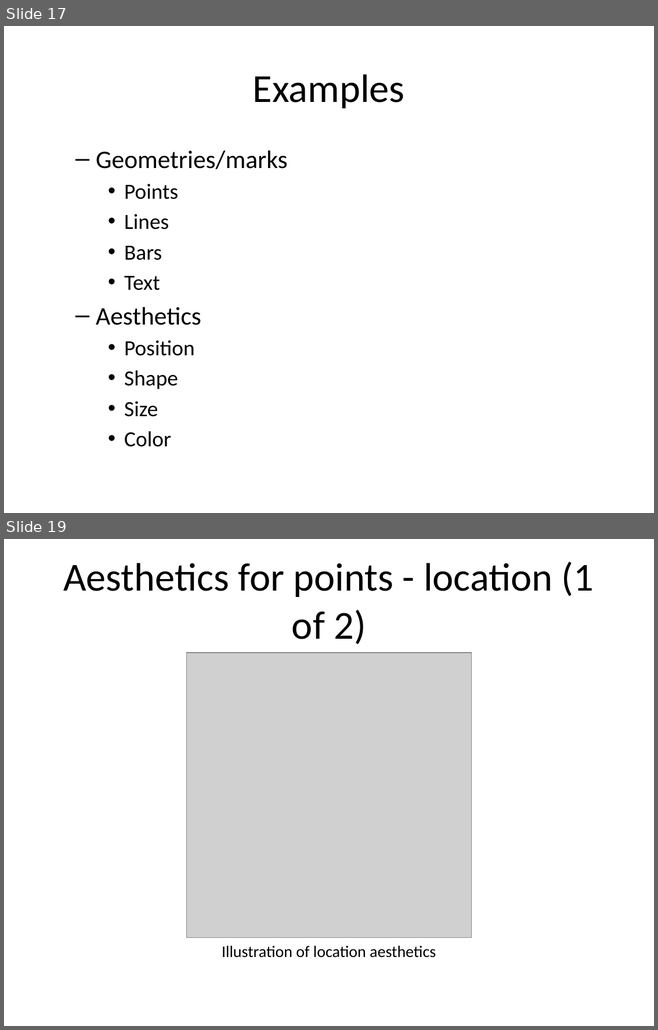
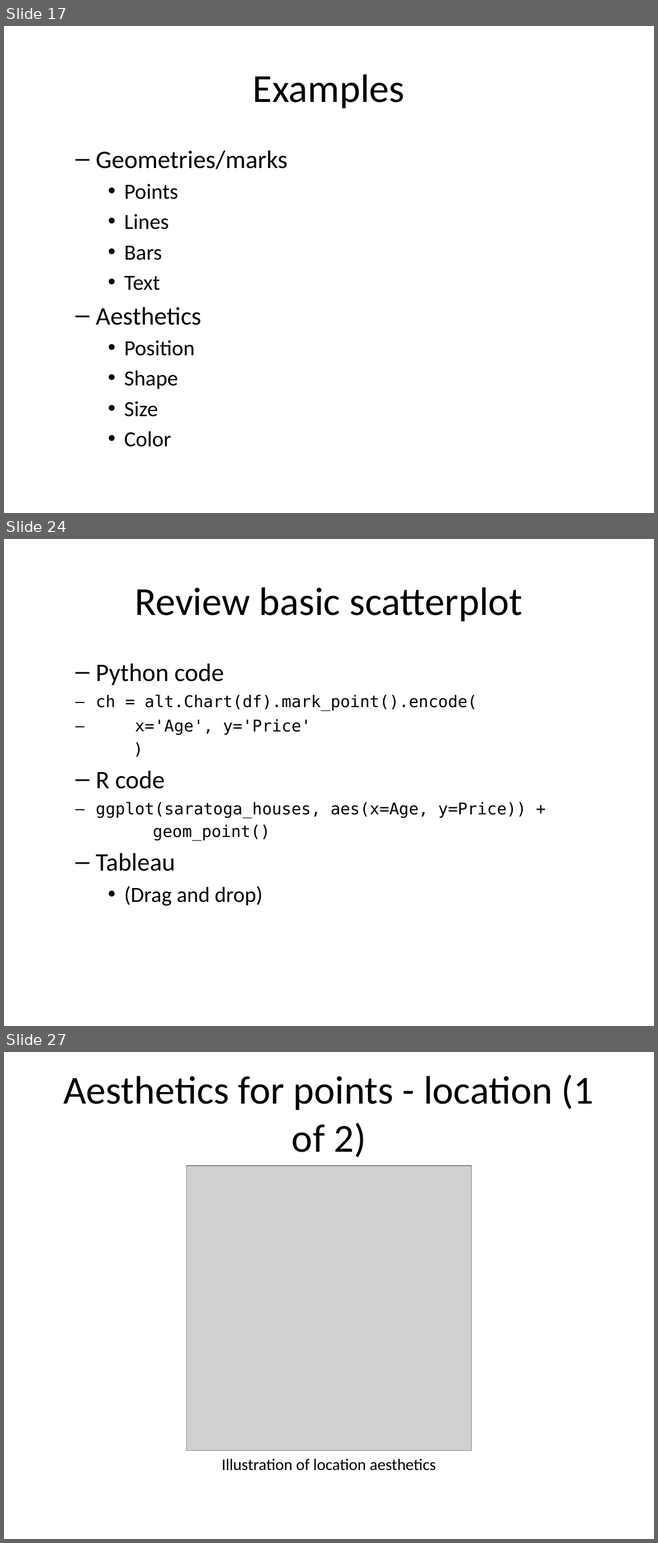
Before and after one commit to pmean/data-visualization, a slide deck: data-viz-01/src/v01-main-scatterplots.pptx. Shown one above the other, each under a label of ours: slides 17 and 19 before the commit, slides 17, 24 and 27 after it; the slides between them are not shown. The pictures are 658x1030 and 658x1543 pixels, drawn with LibreOffice and Linux fonts; fonts in the diff are those of the drawing; grey boxes stand for pictures. Boxes give left, top, right and bottom in pixels: in the first picture for what was removed or moved away, otherwise in the second. Text is boxed around its words. In the diff, an @@ line names an element or a change of style, - is before the commit and + after.

Commit message:
Standardized basic exercise answers for v01

```diff
--- a/data-viz-01/src/v01-main-scatterplots.pptx
+++ b/data-viz-01/src/v01-main-scatterplots.pptx
@@ slide 24 added at <box>4,539,654,1026</box>, background #FFFFFF @@
@@ title added at <box>134,587,522,621</box>, 44 pt, text #000000 @@
+Review basic scatterplot
@@ text added at <box>96,663,526,906</box>, 18 pt, text #000000 @@
+  – Python code
+ch = alt.Chart(df).mark_point().encode(
+x='Age', y='Price'
+)
+  – R code
+ggplot(saratoga_houses, aes(x=Age, y=Price)) +
+geom_point()
+  – Tableau
+    • (Drag and drop)
@@ what was slide 19 is now slide 27 @@
```
Also in this commit, not shown: 6 slides changed, 16 other slides added, 5 slides removed, 47 other files.
